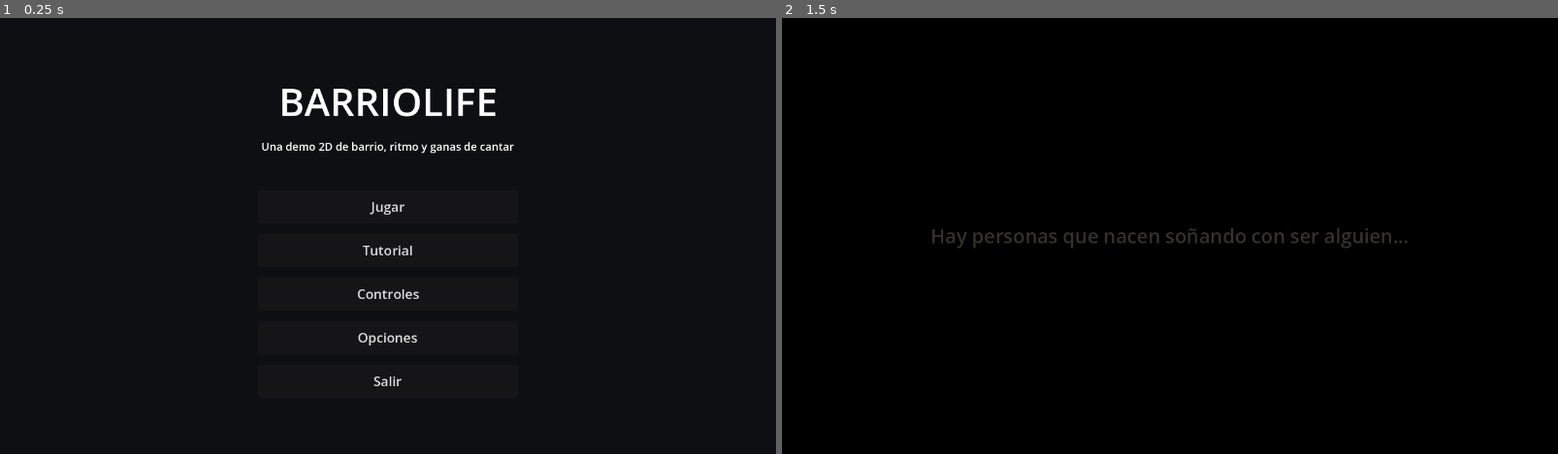
Above: before the commit, frames 1-2 (left to right).
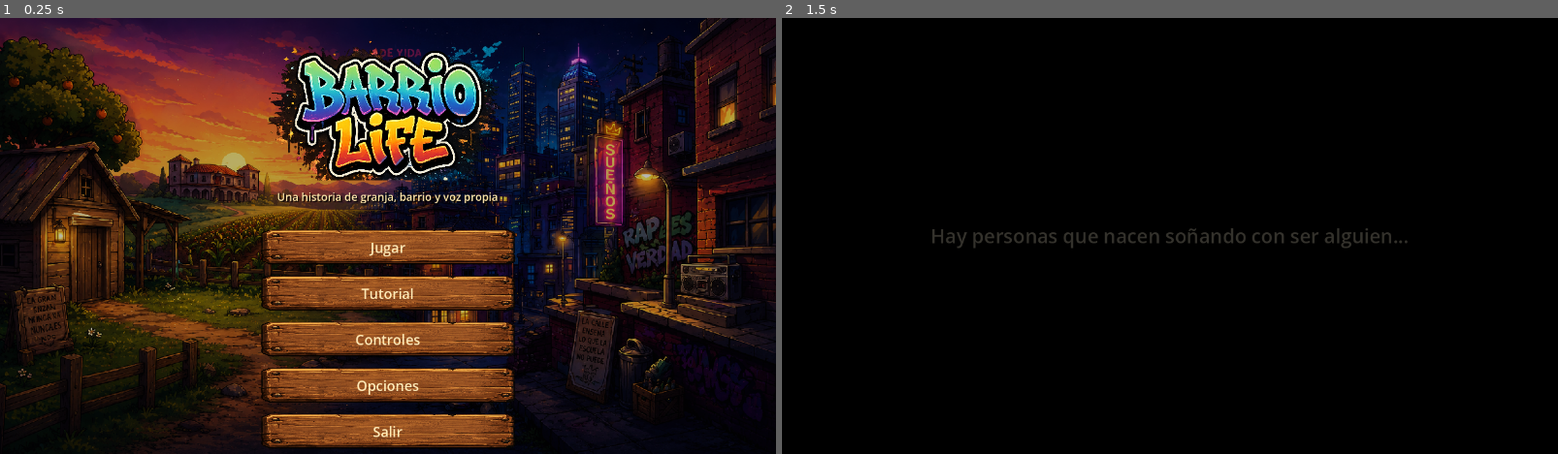
Above: after the commit, the same moments.

Repository: AlejandroBast/BarrioLife
Game: Godot game, scene res://scenes/MainMenu.tscn
Same seed, same stepped clock (60 frames per second), same inputs: the game is played once before the commit and once after it.
Inputs (mouse positions are in pixels of both pictures, inside the frame that each line leads up to):
- Up to frame 1 (0.25 s): no input
- Up to frame 2 (1.5 s): click "Jugar" at 0.5 s; tap Enter at 1.25 s; move the mouse to (1340, 214) at 1.27 s; hold D (move_right) from 1.28 s (still down); hold E (interact) from 1.28 s (still down); click (1340, 214) at 1.42 s

The runs differ from the first frame. In frame 1, 50% of the frame differs, in the area x 0-100%, y 0-99%; in frame 2, nothing differs.

Commit message:
cambios adicionales 4

Diff:
--- a/scenes/VictoryScreen.tscn
+++ b/scenes/VictoryScreen.tscn
@@ -7,10 +7,6 @@
 anchors_preset = 15
 anchor_right = 1.0
 anchor_bottom = 1.0
-offset_left = -133.0
-offset_top = -148.0
-offset_right = -133.0
-offset_bottom = -148.0
 grow_horizontal = 2
 grow_vertical = 2
 script = ExtResource("1_victory_script")
--- a/scripts/MainMenu.gd
+++ b/scripts/MainMenu.gd
@@ -1,6 +1,10 @@
 extends Control
 
 const TUTORIAL_SCENE = "res://scenes/TutorialLevel.tscn"
+const MENU_BACKGROUND_TEXTURE = "res://assets/sprites/ui/main_menu_bg.png"
+const MENU_TITLE_TEXTURE = "res://assets/sprites/ui/main_menu_title.png"
+const BUTTON_PLANK_TEXTURE = "res://assets/sprites/ui/button_plank.png"
+const FALLBACK_BACKGROUND_TEXTURE = "res://assets/sprites/neighborhood_bg_01.png"
 
 var controls_panel: PanelContainer
 var controls_body_label: Label
@@ -9,39 +13,69 @@
 
 func _ready() -> void:
 	MusicManager.stop_music()
+	process_mode = Node.PROCESS_MODE_ALWAYS
 	_build_ui()
 
 
 func _build_ui() -> void:
-	var background := ColorRect.new()
-	background.color = Color(0.055, 0.059, 0.075)
-	background.mouse_filter = Control.MOUSE_FILTER_IGNORE
-	background.set_anchors_preset(Control.PRESET_FULL_RECT)
-	add_child(background)
-
-	var root := CenterContainer.new()
+	_add_background()
+
+	var root := MarginContainer.new()
 	root.set_anchors_preset(Control.PRESET_FULL_RECT)
+	root.add_theme_constant_override("margin_left", 72)
+	root.add_theme_constant_override("margin_top", 38)
+	root.add_theme_constant_override("margin_right", 72)
+	root.add_theme_constant_override("margin_bottom", 46)
 	add_child(root)
+
+	var screen_layout := HBoxContainer.new()
+	screen_layout.size_flags_horizontal = Control.SIZE_EXPAND_FILL
+	screen_layout.size_flags_vertical = Control.SIZE_EXPAND_FILL
+	screen_layout.alignment = BoxContainer.ALIGNMENT_CENTER
+	root.add_child(screen_layout)
+
+	var menu_anchor := CenterContainer.new()
+	menu_anchor.custom_minimum_size = Vector2(470, 0)
+	menu_anchor.size_flags_vertical = Control.SIZE_EXPAND_FILL
+	screen_layout.add_child(menu_anchor)
 
 	var menu := VBoxContainer.new()
 	menu.custom_minimum_size = Vector2(430, 0)
-	menu.add_theme_constant_override("separation", 18)
-	root.add_child(menu)
-
-	var title := Label.new()
-	title.text = "BARRIOLIFE"
-	title.horizontal_alignment = HORIZONTAL_ALIGNMENT_CENTER
-	title.add_theme_font_size_override("font_size", 64)
-	menu.add_child(title)
+	menu.add_theme_constant_override("separation", 14)
+	menu_anchor.add_child(menu)
+
+	var title_texture := _load_texture(MENU_TITLE_TEXTURE)
+	if title_texture != null:
+		var title_image := TextureRect.new()
+		title_image.texture = title_texture
+		title_image.custom_minimum_size = Vector2(430, 230)
+		title_image.expand_mode = TextureRect.EXPAND_IGNORE_SIZE
+		title_image.stretch_mode = TextureRect.STRETCH_KEEP_ASPECT_CENTERED
+		title_image.mouse_filter = Control.MOUSE_FILTER_IGNORE
+		menu.add_child(title_image)
+	else:
+		var title := Label.new()
+		title.text = "BARRIOLIFE"
+		title.horizontal_alignment = HORIZONTAL_ALIGNMENT_CENTER
+		title.add_theme_font_size_override("font_size", 64)
+		title.add_theme_color_override("font_color", Color(0.74, 0.97, 0.95))
+		title.add_theme_color_override("font_shadow_color", Color(0.02, 0.01, 0.025, 0.9))
+		title.add_theme_constant_override("shadow_offset_x", 4)
+		title.add_theme_constant_override("shadow_offset_y", 5)
+		menu.add_child(title)
 
 	var subtitle := Label.new()
-	subtitle.text = "Una demo 2D de barrio, ritmo y ganas de cantar"
+	subtitle.text = "Una historia de granja, barrio y voz propia"
 	subtitle.horizontal_alignment = HORIZONTAL_ALIGNMENT_CENTER
 	subtitle.add_theme_font_size_override("font_size", 18)
+	subtitle.add_theme_color_override("font_color", Color(1.0, 0.91, 0.67))
+	subtitle.add_theme_color_override("font_shadow_color", Color(0.0, 0.0, 0.0, 0.7))
+	subtitle.add_theme_constant_override("shadow_offset_x", 2)
+	subtitle.add_theme_constant_override("shadow_offset_y", 2)
 	menu.add_child(subtitle)
 
 	var spacer := Control.new()
-	spacer.custom_minimum_size = Vector2(1, 24)
+	spacer.custom_minimum_size = Vector2(1, 12)
 	menu.add_child(spacer)
 
 	var play_button := _make_button("Jugar")
@@ -69,12 +103,86 @@
 	add_child(controls_panel)
 
 
+func _add_background() -> void:
+	var texture := _load_texture(MENU_BACKGROUND_TEXTURE)
+	if texture == null:
+		texture = _load_texture(FALLBACK_BACKGROUND_TEXTURE)
+
+	if texture != null:
+		var background := TextureRect.new()
+		background.texture = texture
+		background.expand_mode = TextureRect.EXPAND_IGNORE_SIZE
+		background.stretch_mode = TextureRect.STRETCH_KEEP_ASPECT_COVERED
+		background.mouse_filter = Control.MOUSE_FILTER_IGNORE
+		background.set_anchors_preset(Control.PRESET_FULL_RECT)
+		add_child(background)
+	else:
+		var background_color := ColorRect.new()
+		background_color.color = Color(0.045, 0.047, 0.065)
+		background_color.mouse_filter = Control.MOUSE_FILTER_IGNORE
+		background_color.set_anchors_preset(Control.PRESET_FULL_RECT)
+		add_child(background_color)
+
+	var shade := ColorRect.new()
+	shade.color = Color(0.02, 0.015, 0.03, 0.28)
+	shade.mouse_filter = Control.MOUSE_FILTER_IGNORE
+	shade.set_anchors_preset(Control.PRESET_FULL_RECT)
+	add_child(shade)
+
+
 func _make_button(text: String) -> Button:
 	var button := Button.new()
 	button.text = text
-	button.custom_minimum_size = Vector2(320, 54)
-	button.add_theme_font_size_override("font_size", 22)
+	button.custom_minimum_size = Vector2(340, 62)
+	button.focus_mode = Control.FOCUS_NONE
+	button.add_theme_font_size_override("font_size", 23)
+	button.add_theme_color_override("font_color", Color(1.0, 0.92, 0.72))
+	button.add_theme_color_override("font_hover_color", Color(1.0, 0.98, 0.84))
+	button.add_theme_color_override("font_pressed_color", Color(0.96, 0.78, 0.46))
+	button.add_theme_color_override("font_shadow_color", Color(0.09, 0.035, 0.005, 0.9))
+	button.add_theme_constant_override("shadow_offset_x", 2)
+	button.add_theme_constant_override("shadow_offset_y", 3)
+
+	var plank_texture := _load_texture(BUTTON_PLANK_TEXTURE)
+	if plank_texture != null:
+		var plank_style := _make_plank_style(plank_texture)
+		button.add_theme_stylebox_override("normal", plank_style)
+		button.add_theme_stylebox_override("hover", plank_style)
+		button.add_theme_stylebox_override("pressed", plank_style)
+		button.add_theme_stylebox_override("focus", StyleBoxEmpty.new())
+	else:
+		button.add_theme_stylebox_override("normal", _make_flat_button_style(Color(0.42, 0.22, 0.09, 0.94)))
+		button.add_theme_stylebox_override("hover", _make_flat_button_style(Color(0.55, 0.29, 0.12, 0.98)))
+		button.add_theme_stylebox_override("pressed", _make_flat_button_style(Color(0.30, 0.15, 0.06, 0.98)))
+		button.add_theme_stylebox_override("focus", StyleBoxEmpty.new())
+
 	return button
+
+
+func _make_plank_style(texture: Texture2D) -> StyleBoxTexture:
+	var style := StyleBoxTexture.new()
+	style.texture = texture
+	style.content_margin_left = 38
+	style.content_margin_top = 14
+	style.content_margin_right = 38
+	style.content_margin_bottom = 14
+	return style
+
+
+func _make_flat_button_style(color: Color) -> StyleBoxFlat:
+	var style := StyleBoxFlat.new()
+	style.bg_color = color
+	style.border_color = Color(0.11, 0.055, 0.02, 1.0)
+	style.set_border_width_all(2)
+	style.corner_radius_top_left = 8
+	style.corner_radius_top_right = 8
+	style.corner_radius_bottom_right = 8
+	style.corner_radius_bottom_left = 8
+	style.content_margin_left = 30
+	style.content_margin_top = 14
+	style.content_margin_right = 30
+	style.content_margin_bottom = 14
+	return style
 
 
 func _make_controls_panel() -> PanelContainer:
@@ -86,7 +194,9 @@
 	panel.offset_bottom = 160
 
 	var style := StyleBoxFlat.new()
-	style.bg_color = Color(0.10, 0.105, 0.13, 0.96)
+	style.bg_color = Color(0.08, 0.055, 0.04, 0.94)
+	style.border_color = Color(0.78, 0.48, 0.20, 0.85)
+	style.set_border_width_all(2)
 	style.corner_radius_top_left = 8
 	style.corner_radius_top_right = 8
 	style.corner_radius_bottom_right = 8
@@ -105,12 +215,14 @@
 	title.text = "Controles"
 	title.horizontal_alignment = HORIZONTAL_ALIGNMENT_CENTER
 	title.add_theme_font_size_override("font_size", 30)
+	title.add_theme_color_override("font_color", Color(1.0, 0.90, 0.68))
 	content.add_child(title)
 
 	controls_body_label = Label.new()
 	controls_body_label.text = _get_controls_text()
 	controls_body_label.horizontal_alignment = HORIZONTAL_ALIGNMENT_CENTER
 	controls_body_label.add_theme_font_size_override("font_size", 20)
+	controls_body_label.add_theme_color_override("font_color", Color(1.0, 0.96, 0.84))
 	content.add_child(controls_body_label)
 
 	var close_button := _make_button("Cerrar")
@@ -159,3 +271,9 @@
 
 func _on_quit_pressed() -> void:
 	get_tree().quit()
+
+
+func _load_texture(path: String) -> Texture2D:
+	if not ResourceLoader.exists(path):
+		return null
+	return load(path) as Texture2D
Binary file added: assets/sprites/ui/button_plank.png
Not shown, added: assets/sprites/ui/button_plank.png.import
Binary file added: assets/sprites/ui/button_plank_source.png
Not shown, added: assets/sprites/ui/button_plank_source.png.import
Binary file added: assets/sprites/ui/main_menu_bg.png
Not shown, added: assets/sprites/ui/main_menu_bg.png.import
Binary file added: assets/sprites/ui/main_menu_title.png
Not shown, added: assets/sprites/ui/main_menu_title.png.import
Binary file added: assets/sprites/ui/main_menu_title_source.png
Not shown, added: assets/sprites/ui/main_menu_title_source.png.import
